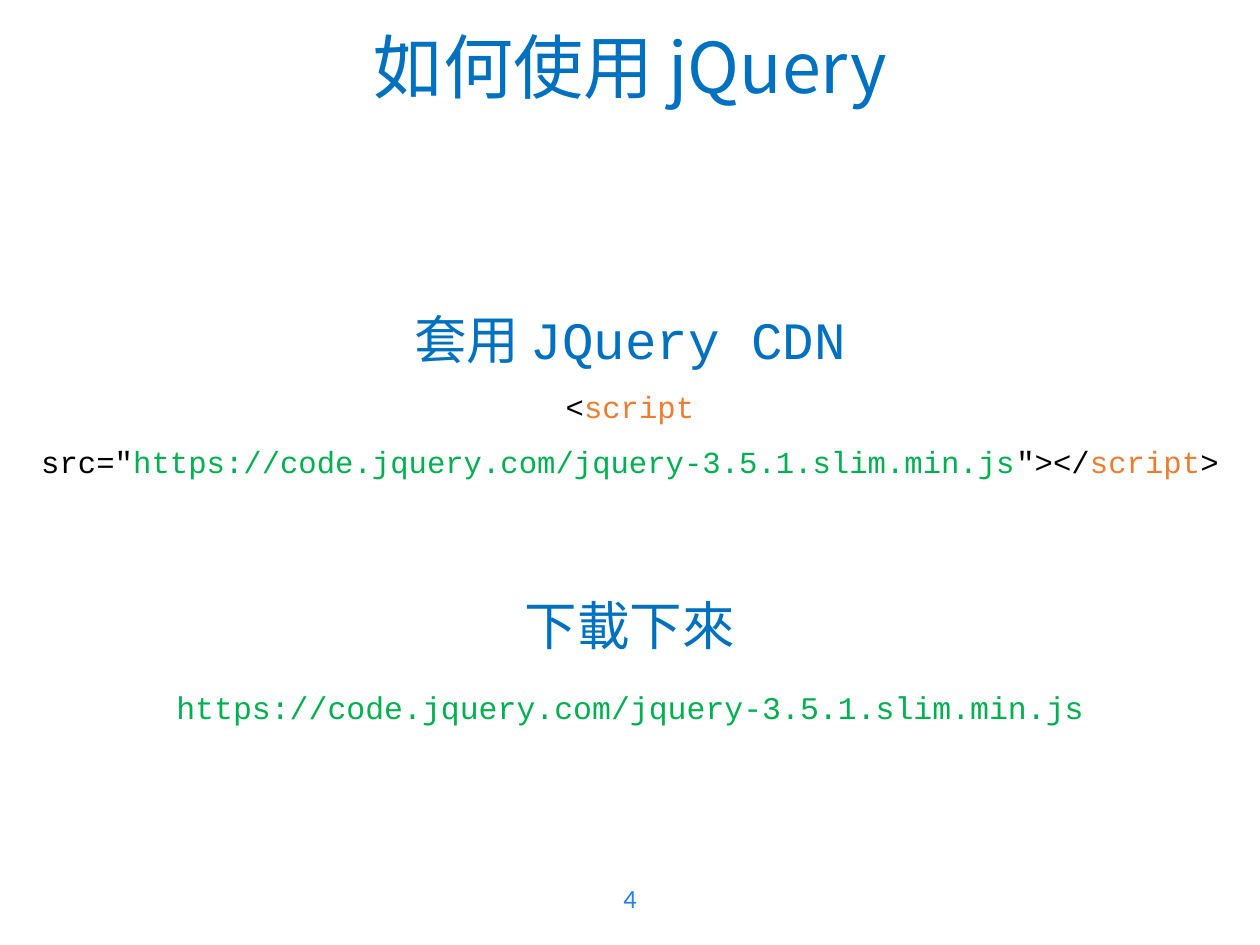
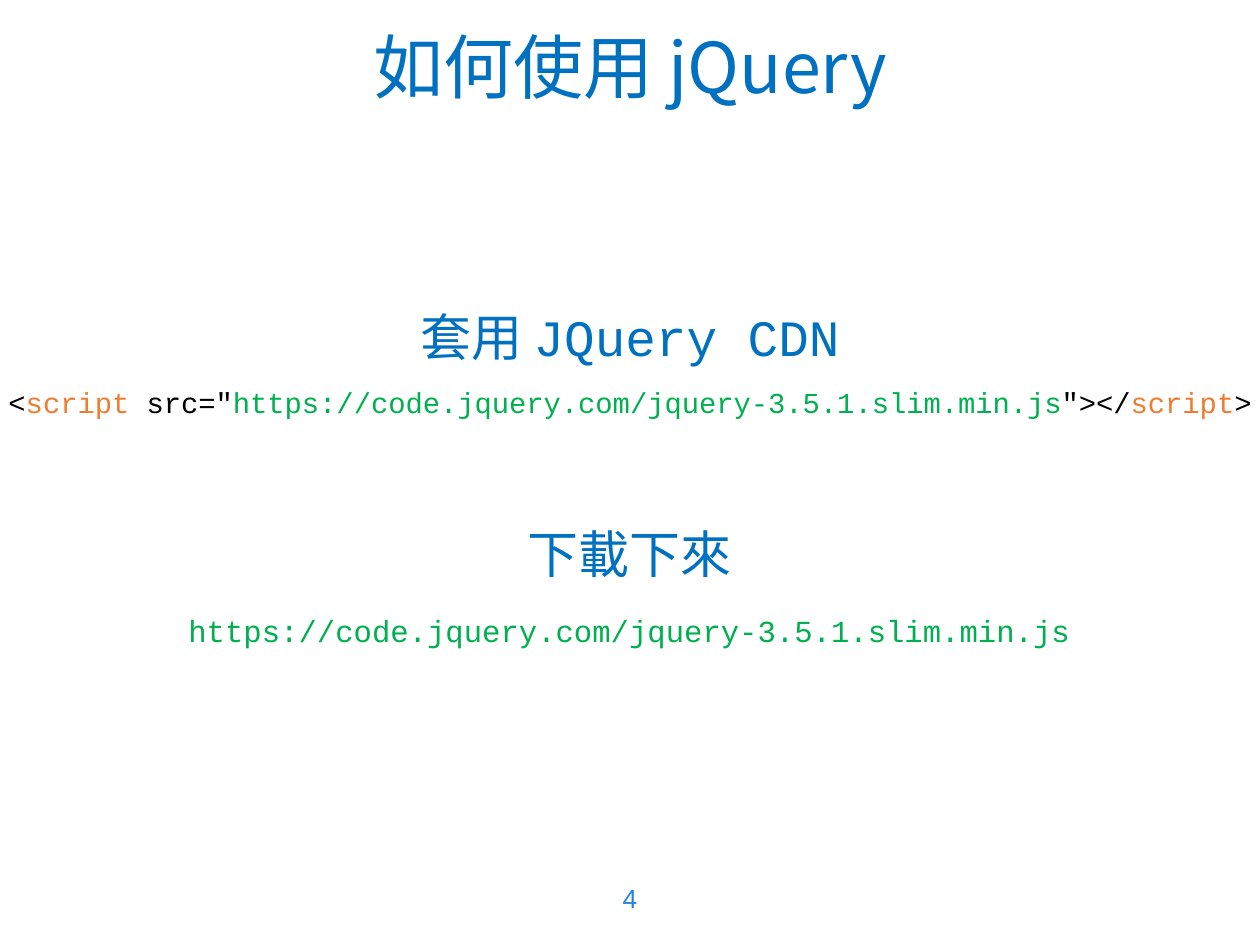
Before and after one commit to WaRTanKE7/WebClubData, a slide deck: slide 4 of 教學簡報/JavaScript - 4.pptx. Drawn at 1260x945 pixels with LibreOffice and Linux fonts; fonts in the diff are those of the drawing; background and template pictures are left out. Boxes give left, top, right and bottom in pixels: in the first picture for what was removed or moved away, otherwise in the second. Text is boxed around its words. In the diff, an @@ line names an element or a change of style, - is before the commit and + after.

```diff
--- a/教學簡報/JavaScript - 4.pptx
+++ b/教學簡報/JavaScript - 4.pptx
@@ text "套用 JQuery CDN <script src="https://code.jquery.com/jquery-3. ..." at bbox=[8, 313, 1252, 649]: size 30 to 29.1 pt in "套用 JQuery CDN", "下載下來"; size 17.5 to 16.5 pt in "<script src="https://code.jquery.com/jquery-3.5.1.slim.min.j ..."; font Courier New to Noto Sans CJK SC in "套用", "下載下來"; size 18 to 17.5 pt in "https://code.jquery.com/jquery-3.5.1.slim.min.js"; less space between paragraphs @@
```
Also in this commit, not shown: 12 other slides changed.
